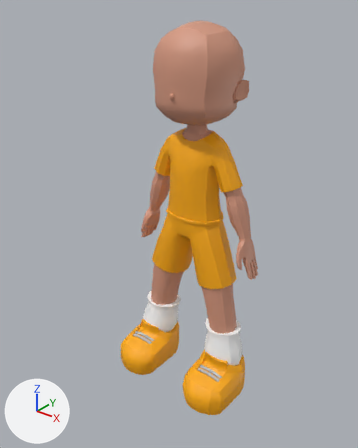
What one commit did to the FBX model Assets/Art/Animations/Perda_Equilibrio.fbx.
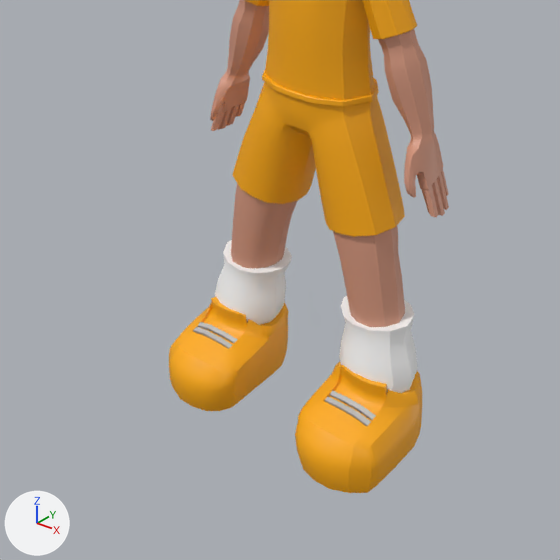
There are two pictures of each version: one whole from a camera (50 mm lens) standing at (1.25, -1.671, 1.838) and looking at (0.075, -0.203, 0.927), one close up on the part from 11% to 87% of the width and 39% to 100% of the height. Arrows for +X, +Y and +Z are at lower left; the lights stay in place. Where no turn or scale is listed for an object, it has been applied to the vertices.

Before the edit, the objects in view are built like this:
```python
me_mesh = bpy.data.meshes.new('Mesh')
me_mesh.from_pydata(...)  # 1686 vertices, 1636 faces; spans x -0.333..0.333, y -0.166..0.203, z 0.282..1.705
me_mesh.materials.append(mat_pele_mat)  # beige #d69980
me_mesh_001 = bpy.data.meshes.new('Mesh.001')
me_mesh_001.from_pydata(...)  # 1758 vertices, 1636 faces; spans x -0.336..0.336, y -0.27..0.119, z -0.001..1.268
# faces by material slot: [1460, 140, 36]
me_mesh_001.materials.append(mat_roupa_mat)  # orange #ffad01
me_mesh_001.materials.append(mat_quadra_branco_mat)  # white #ffffff
me_mesh_001.materials.append(mat_lambert1)  # grey #bcbcbc
ob_corpo_base_mesh = bpy.data.objects.new('Corpo_Base_MESH', me_mesh)
ob_corpo_base_mesh.location = (0.0, 0.0, 0.0)
ob_roupa_mesh = bpy.data.objects.new('Roupa_MESH', me_mesh_001)
ob_roupa_mesh.location = (0.0, 0.0, 0.0)
```
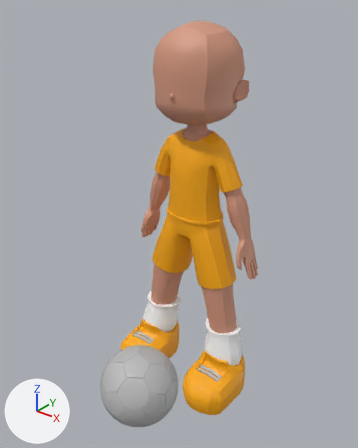
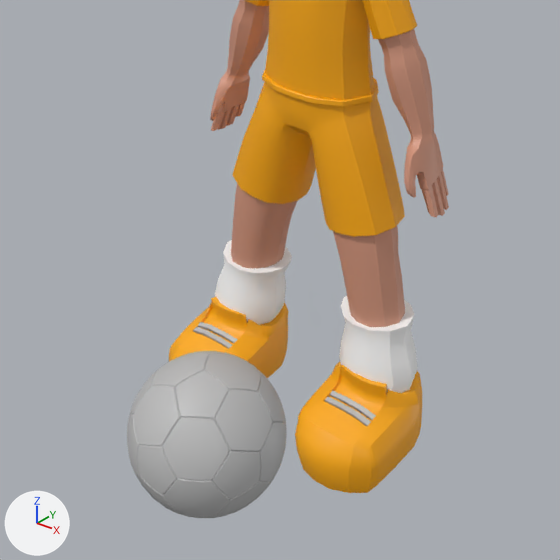
Boxes [x1, y1, x2, y2] around the edits, measured in the close-ups (560 x 560 px):
'pSolid5', added: after [127, 351, 287, 518]

Patch to the scene script:
```diff
--- a/Assets/Art/Animations/Perda_Equilibrio.fbx.py
+++ b/Assets/Art/Animations/Perda_Equilibrio.fbx.py
@@ mat_lambert3 @@
+mat_lambert3 = principled_material('lambert3')
+mat_lambert3.base_color = (0.5, 0.5, 0.5)  # grey #bcbcbc
@@ me_mesh_002 @@
+me_mesh_002.from_pydata(...)  # 1442 vertices, 1440 faces; spans x -0.149..0.149, y -0.149..0.149, z -0.135..0.163
+me_mesh_002.materials.append(mat_lambert3)  # grey #bcbcbc
@@ ob_psolid5 @@
+ob_psolid5 = bpy.data.objects.new('pSolid5', me_mesh_002)
+ob_psolid5.location = (0.23, -0.638, 0.438)
```
